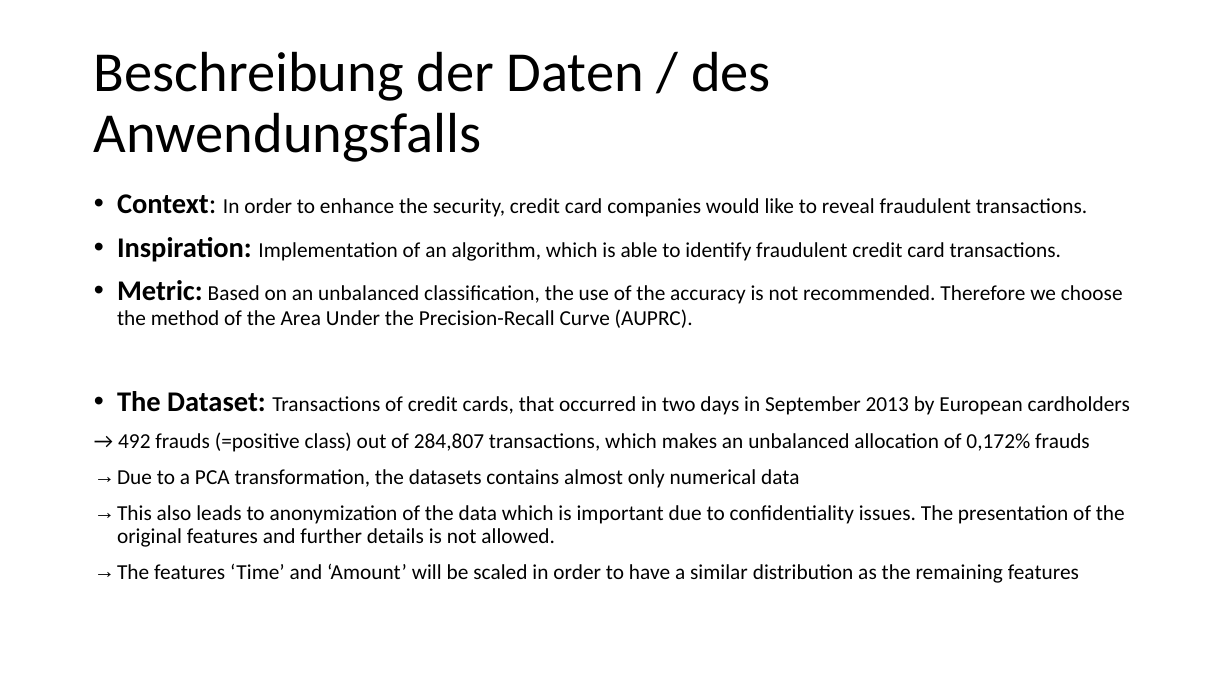
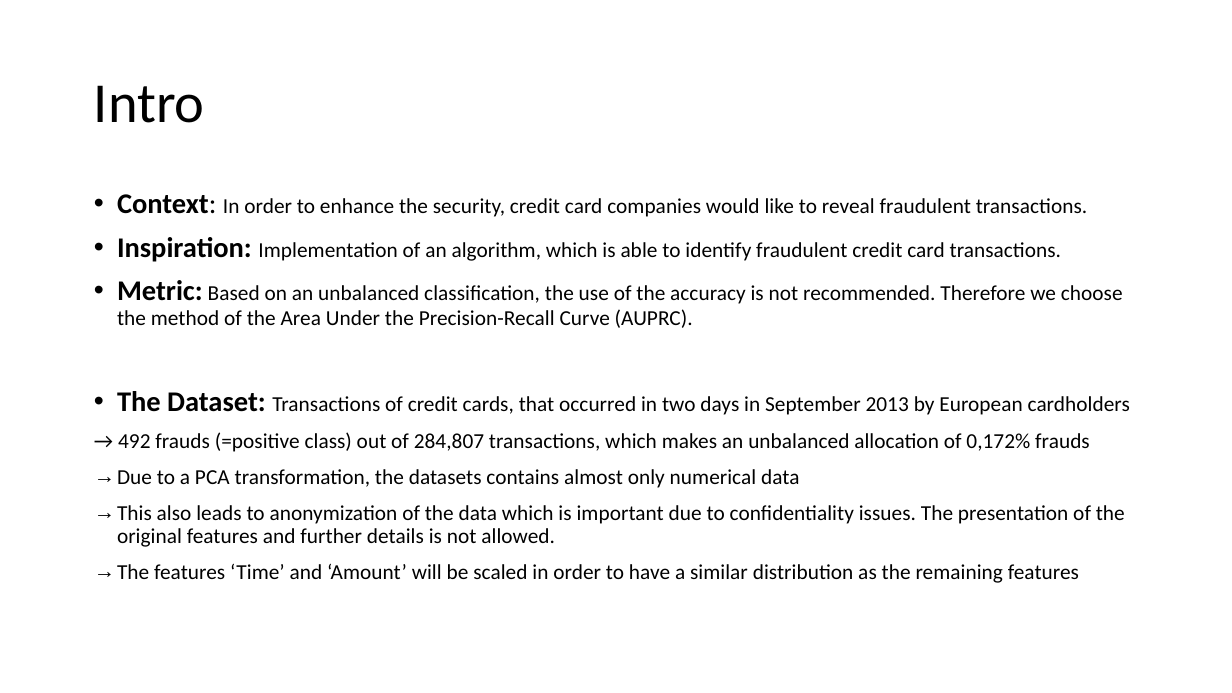
Before and after one commit to janedoesrepo/Autoencoder-ImbalancedCreditData, a slide deck: slide 2 of reports/presentation input salar changes Jan.pptx. Drawn at 1232x693 pixels with LibreOffice and Linux fonts; fonts in the diff are those of the drawing. Boxes give left, top, right and bottom in pixels: in the first picture for what was removed or moved away, otherwise in the second. Text is boxed around its words. In the diff, an @@ line names an element or a change of style, - is before the commit and + after.

```diff
--- a/reports/presentation input salar changes Jan.pptx
+++ b/reports/presentation input salar changes Jan.pptx
@@ title at [94, 85, 205, 123]: text changed @@
-Beschreibung der Daten / des Anwendungsfalls
+Intro
```
Also in this commit, not shown: 2 other files.
